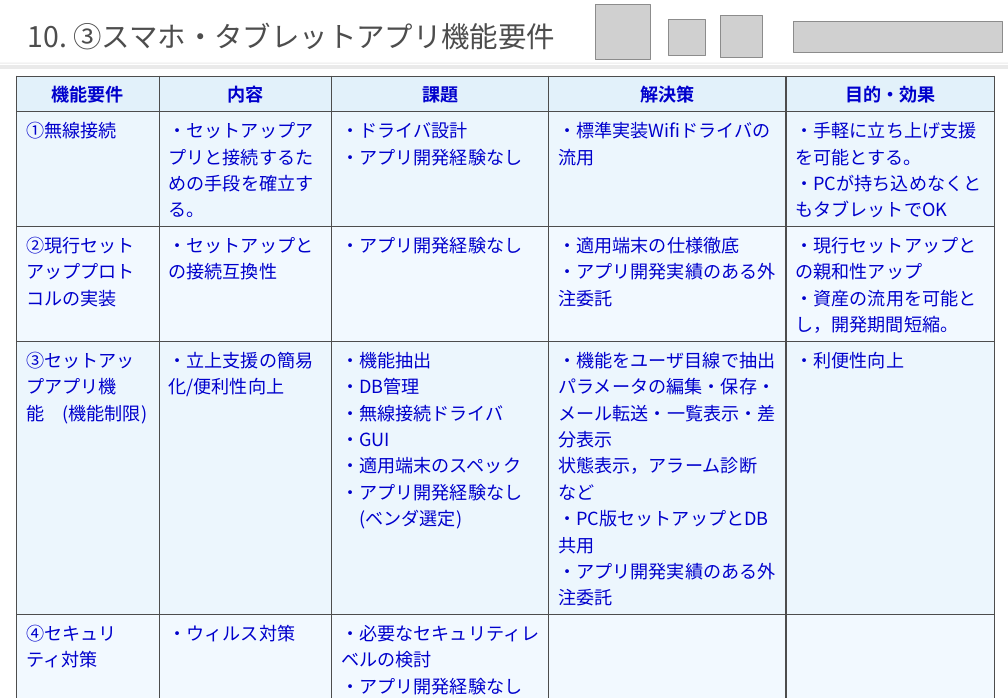
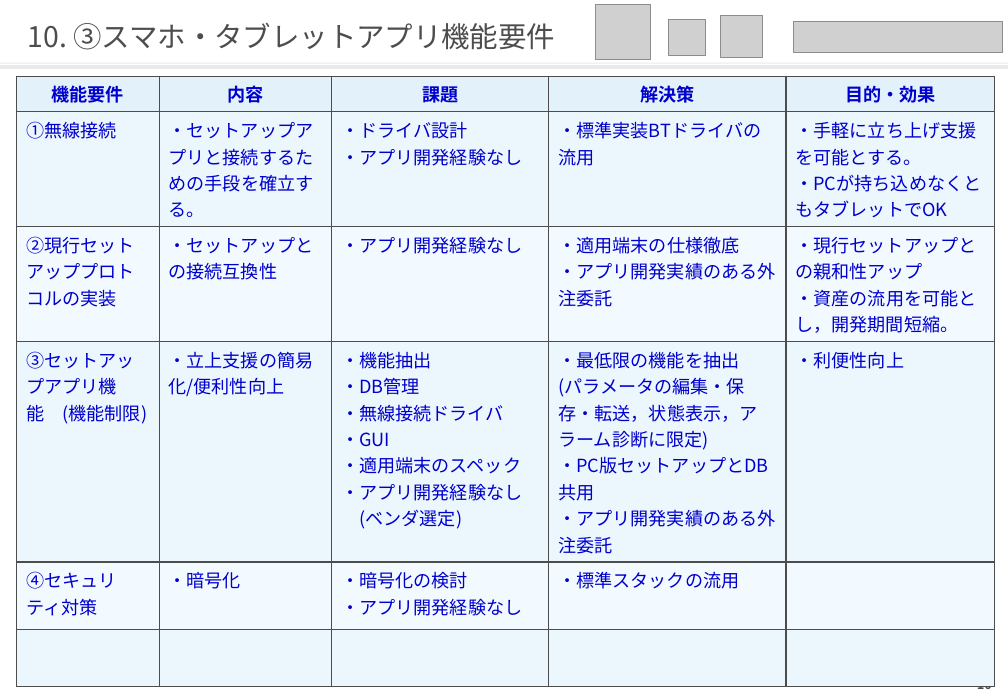
Before and after one commit to qzq03657/hellow-world, a slide deck: slide 11 of 次期サーボシステム_ユーザビリティ向上_藤沢案.pptx. Drawn at 1008x698 pixels with LibreOffice and Linux fonts; fonts in the diff are those of the drawing; grey boxes stand for pictures. Boxes give left, top, right and bottom in pixels: in the first picture for what was removed or moved away, otherwise in the second. Text is boxed around its words. In the diff, an @@ line names an element or a change of style, - is before the commit and + after.

```diff
--- a/次期サーボシステム_ユーザビリティ向上_藤沢案.pptx
+++ b/次期サーボシステム_ユーザビリティ向上_藤沢案.pptx
@@ table at <box>17,76,995,630</box> @@
-row 2, column 4: ・標準実装Wifiドライバの流用
+row 2, column 4: ・標準実装BTドライバの流用
-row 4, column 4: ・機能をユーザ目線で抽出 / パラメータの編集・保存・メール転送・一覧表示・差分表示 / 状態表示，アラーム診断 など / ・PC版セットアップとDB共用 / ・アプリ開発実績のある外注委託
+row 4, column 4: ・最低限の機能を抽出 / (パラメータの編集・保存・転送，状態表示，アラーム診断に限定) / ・PC版セットアップとDB共用 / ・アプリ開発実績のある外注委託
-row 5: ④セキュリティ対策 | ・ウィルス対策 | ・必要なセキュリティレベルの検討 / ・アプリ開発経験なし |  | 
+row 5: ④セキュリティ対策 | ・暗号化 | ・暗号化の検討 / ・アプリ開発経験なし | ・標準スタックの流用 | 
@@ page number added at <box>977,686,992,689</box>, 10 pt, text #4D4D4D, bold @@
+10
```
Also in this commit, not shown: 8 other slides changed.
